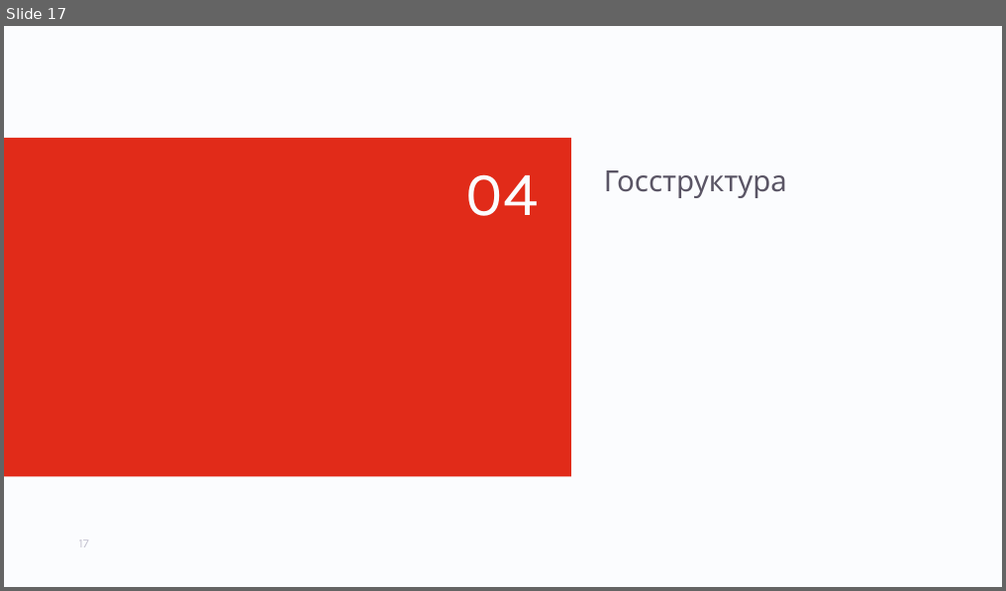
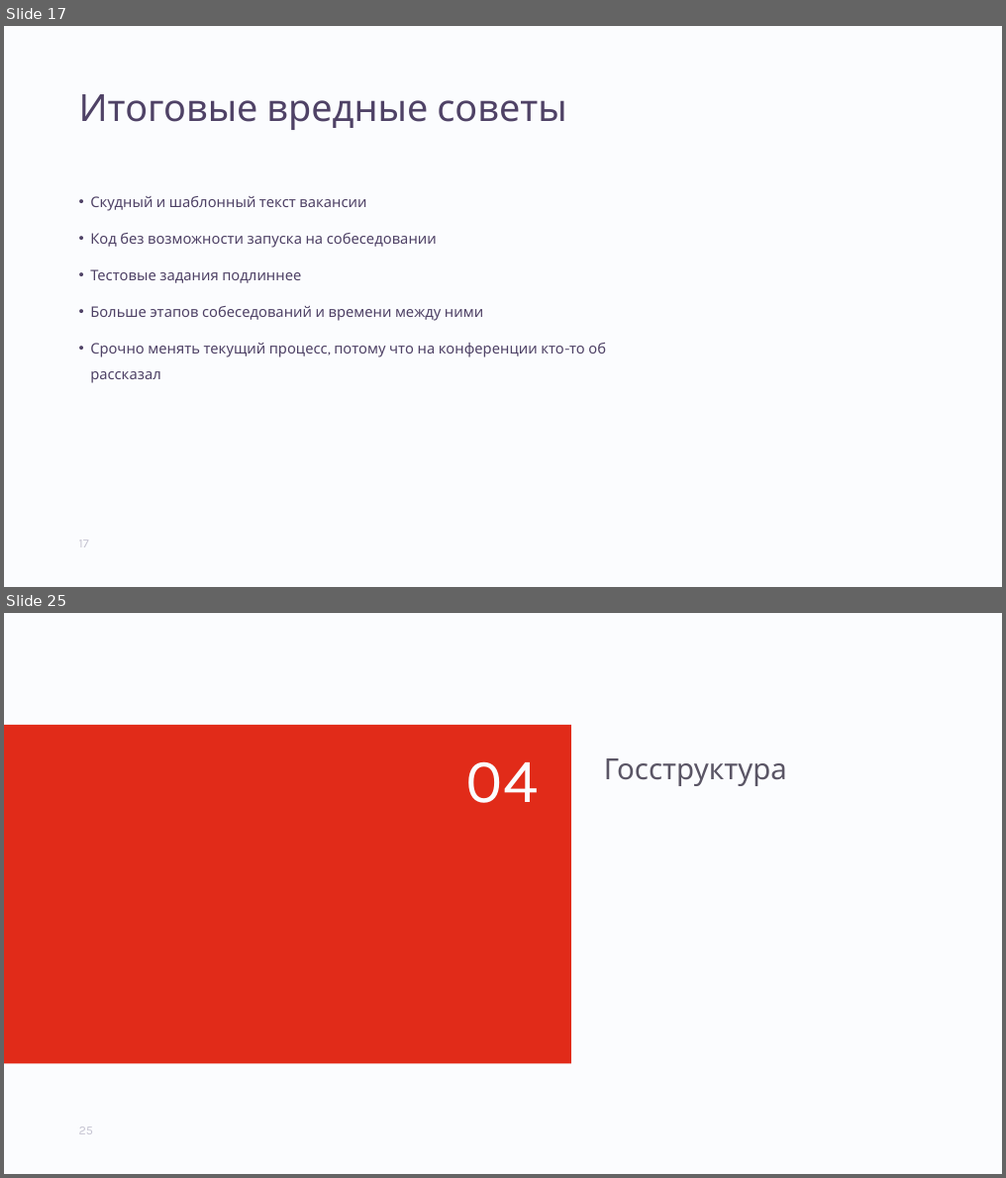
Before and after one commit to aptakhin/talks, a slide deck: 2021-Ptakhin-Hiring.pptx. Shown one above the other, each under a label of ours: slide 17 before the commit, slides 17 and 25 after it; the slides between them are not shown. The pictures are 1006x591 and 1006x1178 pixels, drawn with LibreOffice and Linux fonts; fonts in the diff are those of the drawing; background and template pictures are left out. Boxes give left, top, right and bottom in pixels: in the first picture for what was removed or moved away, otherwise in the second. Text is boxed around its words. In the diff, an @@ line names an element or a change of style, - is before the commit and + after.

```diff
--- a/2021-Ptakhin-Hiring.pptx
+++ b/2021-Ptakhin-Hiring.pptx
@@ slide 17 added at box(4, 26, 1002, 587), background #FBFCFE @@
@@ title added at box(79, 94, 567, 130), 36 pt, text #4F4266 @@
+Итоговые вредные советы
@@ text added at box(90, 196, 606, 383), 14 pt, text #4F4266 @@
+• Скудный и шаблонный текст вакансии
+• Код без возможности запуска на собеседовании
+• Тестовые задания подлиннее
+• Больше этапов собеседований и времени между ними
+• Срочно менять текущий процесс, потому что на конференции кто-то об рассказал
@@ page number added at box(79, 540, 89, 548), 12 pt, text #C6C4D2 @@
+17
@@ what was slide 17 is now slide 25 @@
@@ page number at box(79, 1127, 93, 1135): text changed @@
-17
+25
```
Also in this commit, not shown: 6 slides changed, 18 other slides added, 13 slides removed, 2 other files.
